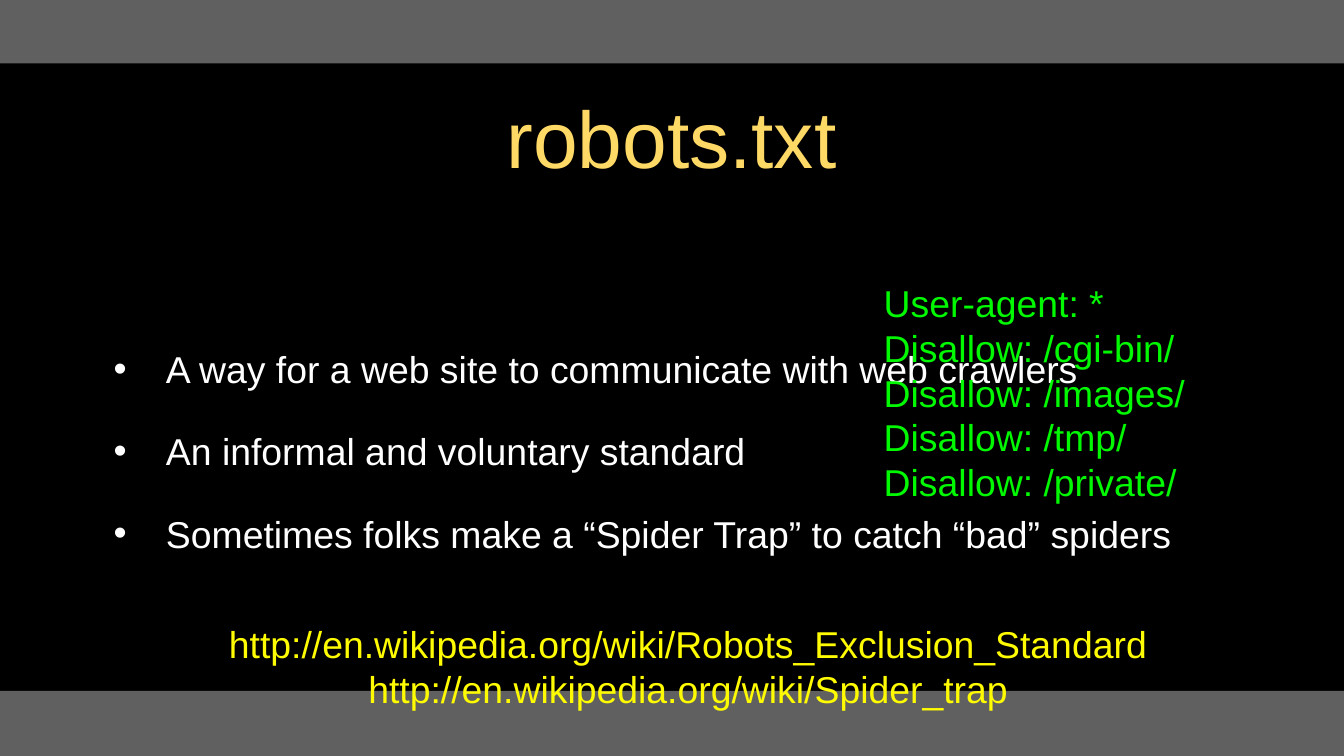
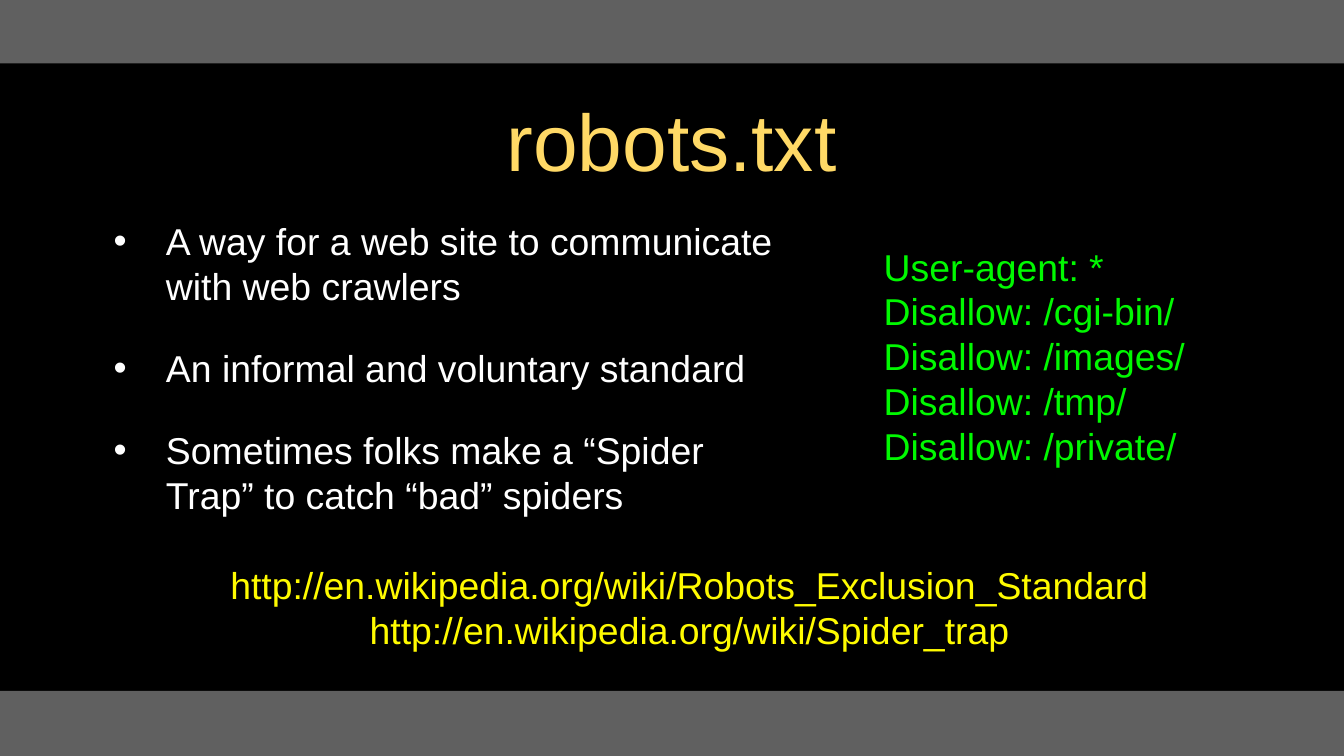
Before and after one commit to csev/py4e, a slide deck: slide 12 of lectures3/Pythonlearn-16-Data-Viz.pptx. Drawn at 1344x756 pixels with LibreOffice and Linux fonts; fonts in the diff are those of the drawing. Boxes give left, top, right and bottom in pixels: in the first picture for what was removed or moved away, otherwise in the second. Text is boxed around its words. In the diff, an @@ line names an element or a change of style, - is before the commit and + after.

```diff
--- a/lectures3/Pythonlearn-16-Data-Viz.pptx
+++ b/lectures3/Pythonlearn-16-Data-Viz.pptx
@@ text "A way for a web ..." at [166,228,772,517]: vertical alignment middle to top @@
@@ text "User-agent: *": place and size @@
-text "User-agent: *" at [884,291,1185,504]
+text "User-agent: *" at [884,255,1185,468]
@@ text "http://en.wikipedia.org/wiki/Robots_Exclusion_Standard": place and size @@
-text "http://en.wikipedia.org/wiki/Robots_Exclusion_Standard" at [229,631,1147,711]
+text "http://en.wikipedia.org/wiki/Robots_Exclusion_Standard" at [230,572,1148,652]
```
Also in this commit, not shown: 18 other slides changed, 1 other file.
